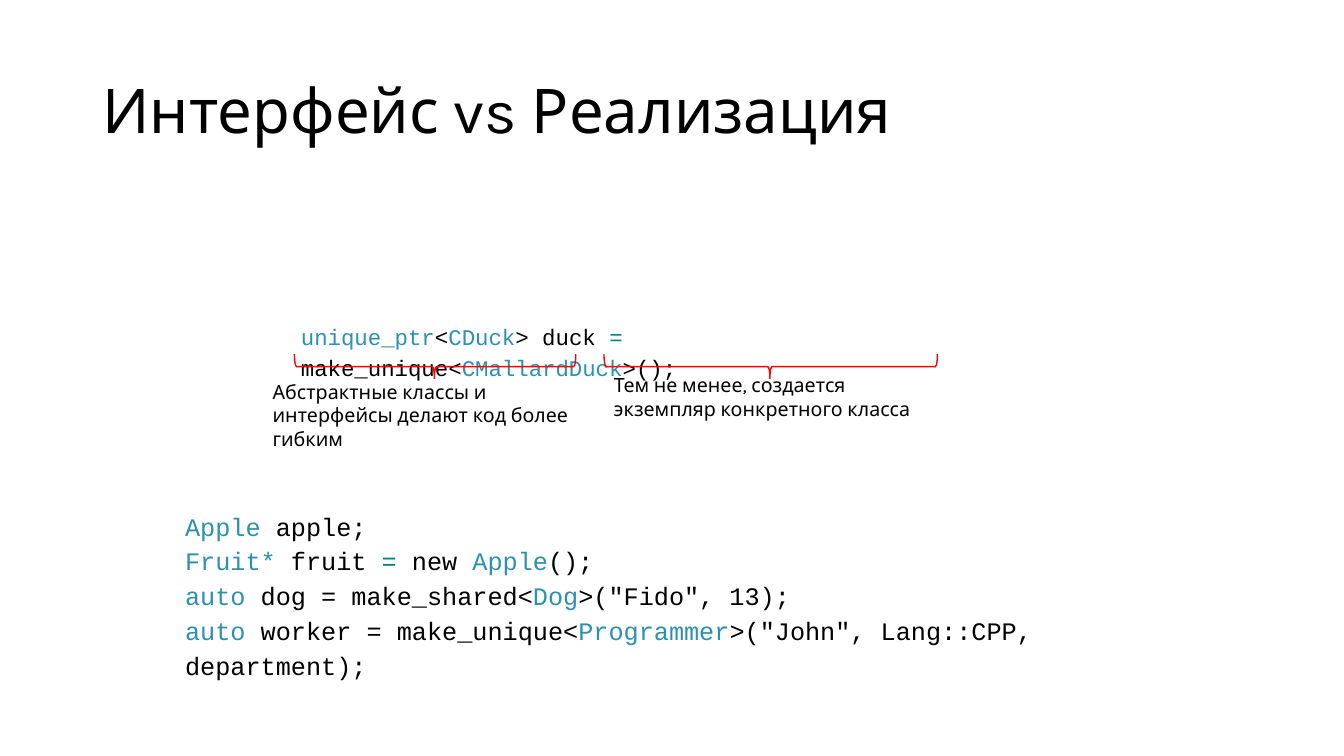
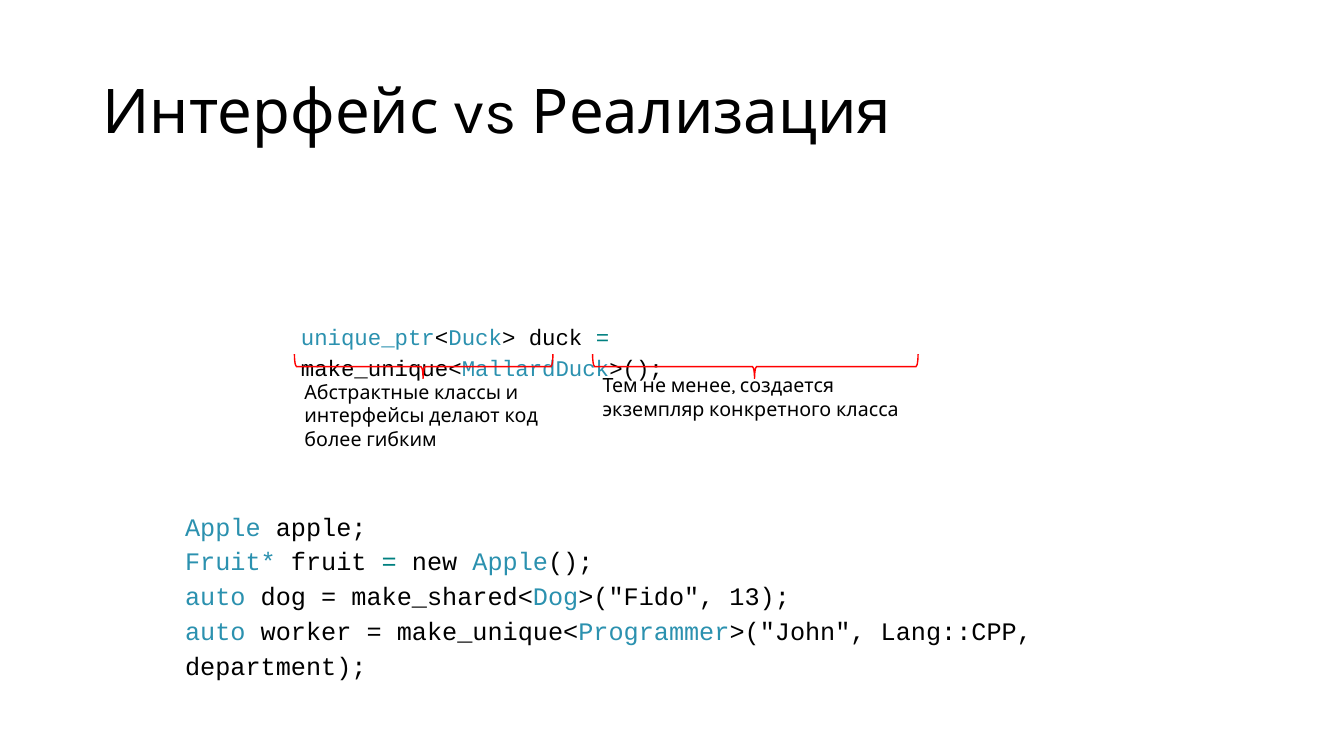
Before and after one commit to alexey-malov/ood, a slide deck: slide 2 of lectures/04.factory/factory.pptx. Drawn at 1344x756 pixels with LibreOffice and Linux fonts; fonts in the diff are those of the drawing. Boxes give left, top, right and bottom in pixels: in the first picture for what was removed or moved away, otherwise in the second. Text is boxed around its words. In the diff, an @@ line names an element or a change of style, - is before the commit and + after.

```diff
--- a/lectures/04.factory/factory.pptx
+++ b/lectures/04.factory/factory.pptx
@@ text at [301,329,663,383]: text changed @@
-unique_ptr<CDuck> duck = make_unique<CMallardDuck>();
+unique_ptr<Duck> duck = make_unique<MallardDuck>();
@@ left brace: place and size @@
-left brace at [294,354,576,379]
+left brace at [295,353,553,379]
@@ left brace: place and size @@
-left brace at [604,354,938,379]
+left brace at [593,354,919,379]
@@ text "Абстрактные классы и интерфейсы делают ..." rewrapped from [273,380,568,447] to [304,380,538,447] @@
@@ text "Тем не менее, создается экземпляр ...": place and size @@
-text "Тем не менее, создается экземпляр ..." at [614,374,910,421]
+text "Тем не менее, создается экземпляр ..." at [603,374,899,421]
```
Also in this commit, not shown: 8 other slides changed, 4 other files.
